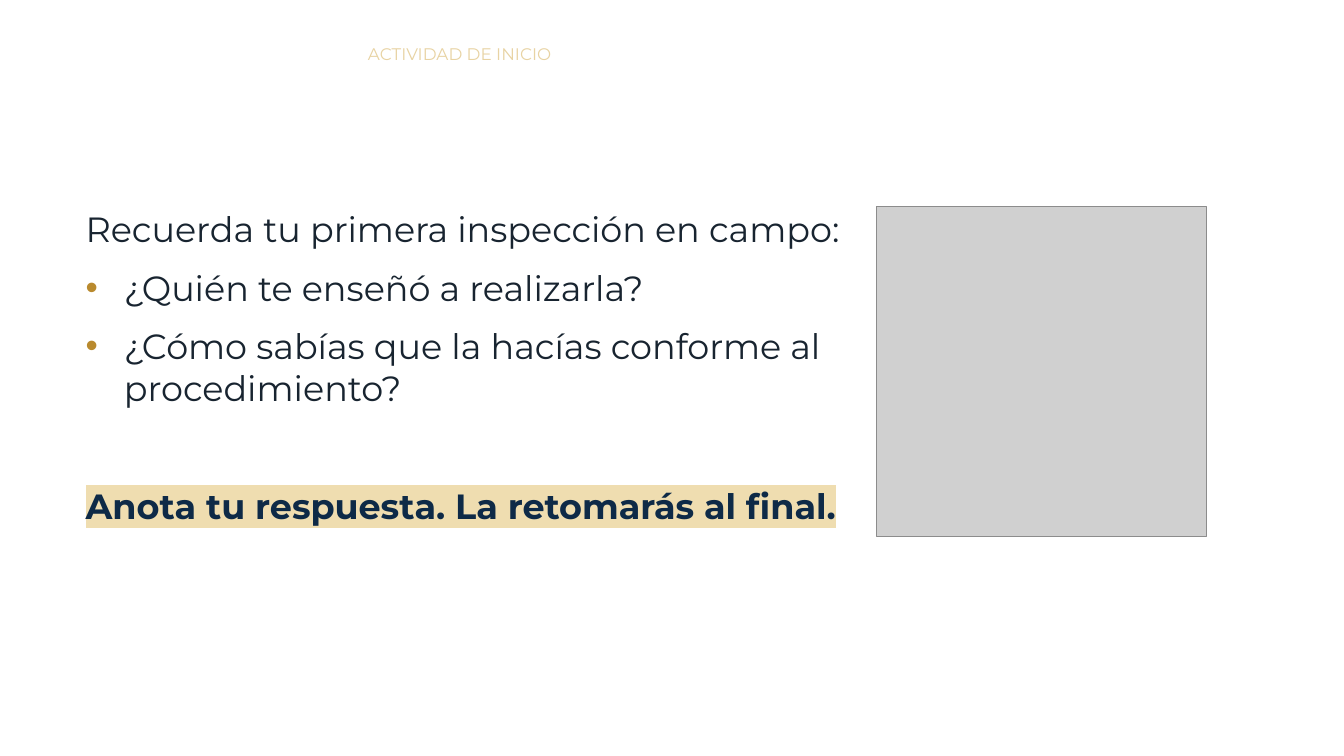
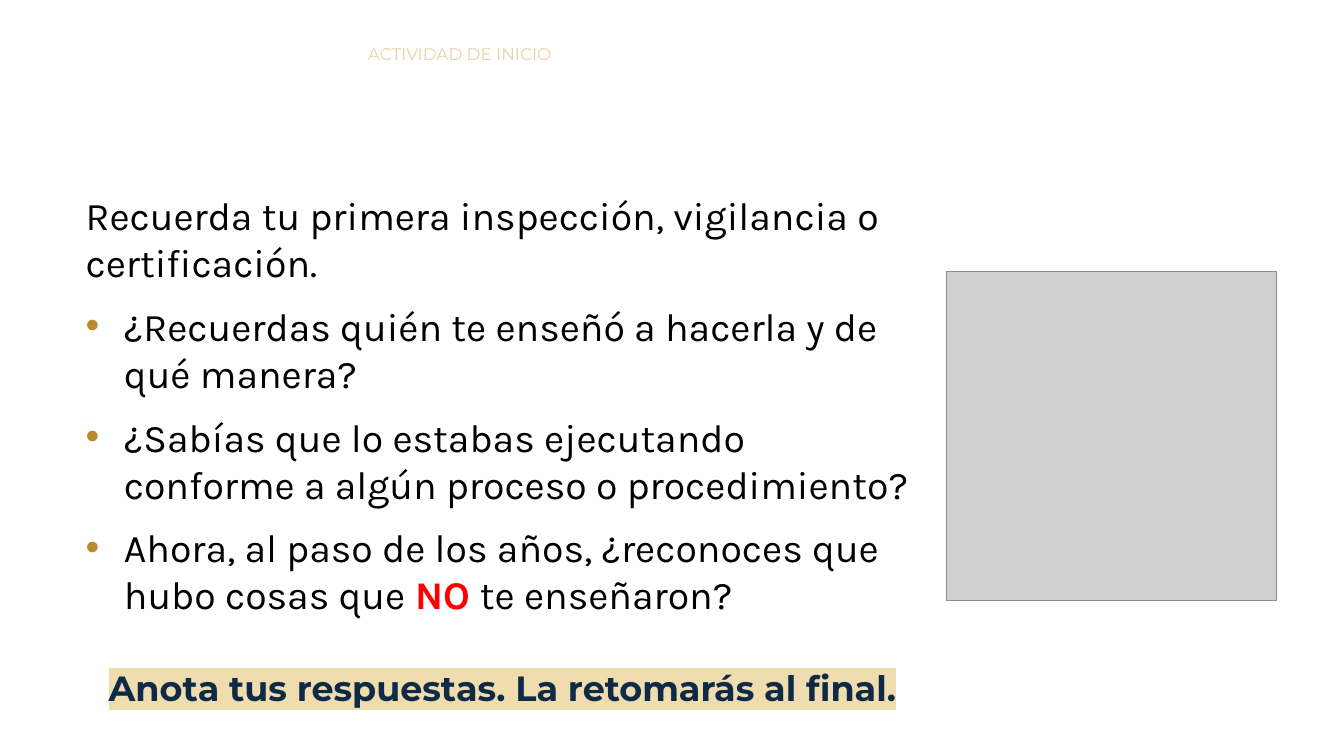
Before and after one commit to CIAAC-Capacitacion/Curso_MEPT_OJT, a slide deck: slide 2 of modulo1.pptx. Drawn at 1344x756 pixels with LibreOffice and Linux fonts; fonts in the diff are those of the drawing; grey boxes stand for pictures; background and template pictures are left out. Boxes give left, top, right and bottom in pixels: in the first picture for what was removed or moved away, otherwise in the second. Text is boxed around its words. In the diff, an @@ line names an element or a change of style, - is before the commit and + after.

```diff
--- a/modulo1.pptx
+++ b/modulo1.pptx
@@ text at (x1=86, y1=200, x2=908, y2=708): text changed; size 25 to 28 pt; font Montserrat to Karla; text colour #182430 to #000000 @@
-Recuerda tu primera inspección en campo:
-• ¿Quién te enseñó a realizarla?
-• ¿Cómo sabías que la hacías conforme al procedimiento?
-Anota tu respuesta. La retomarás al final.
+Recuerda tu primera inspección, vigilancia o certificación.
+• ¿Recuerdas quién te enseñó a hacerla y de qué manera?
+• ¿Sabías que lo estabas ejecutando conforme a algún proceso o procedimiento?
+• Ahora, al paso de los años, ¿reconoces que hubo cosas que NO te enseñaron?
+Anota tus respuestas. La retomarás al final.
@@ picture moved from (x1=877, y1=207, x2=1207, y2=536) to (x1=947, y1=271, x2=1276, y2=601) @@
```
Also in this commit, not shown: 15 other slides changed, 3 slides added, 5 other files.
